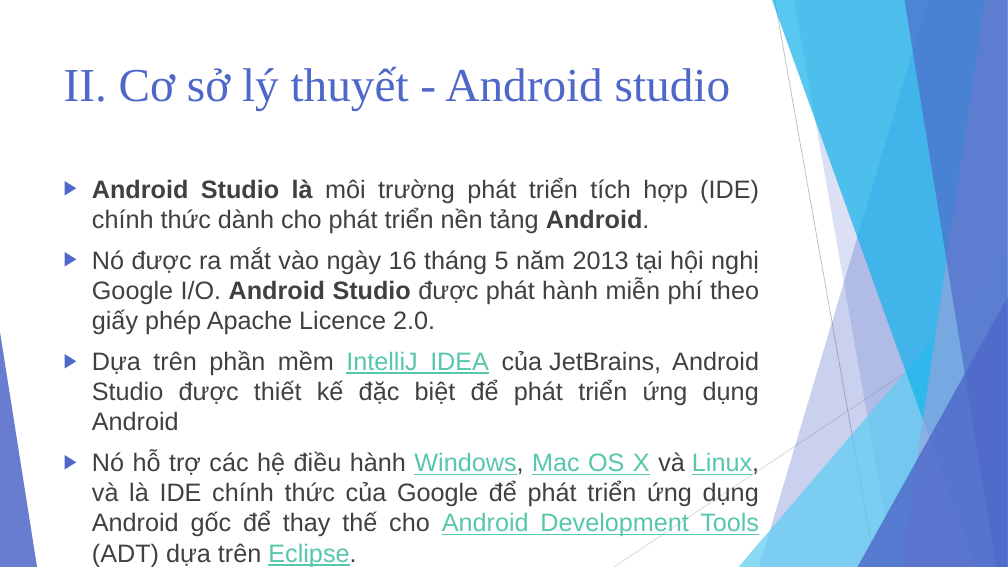
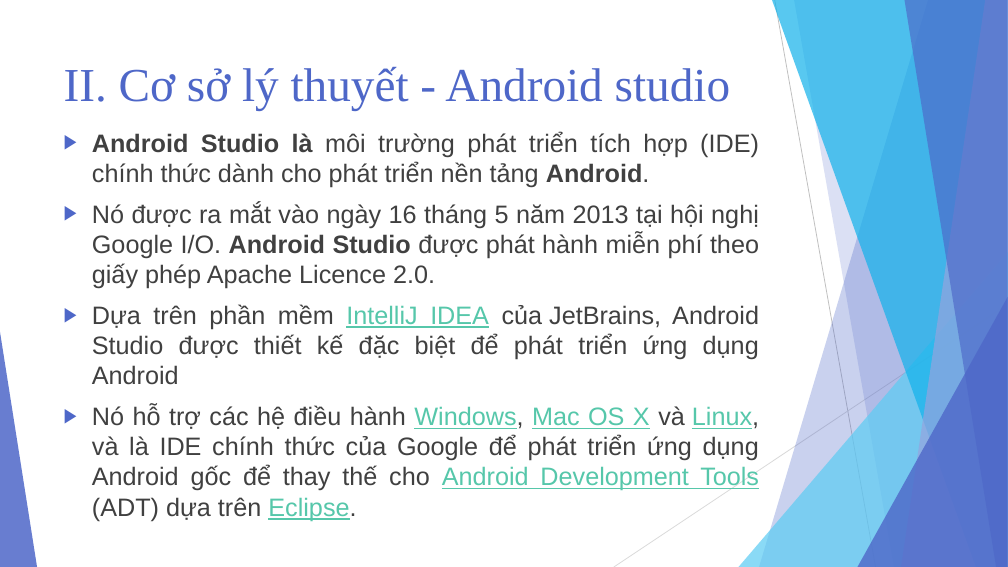
Before and after one commit to TMTAI/Android, a slide deck: slide 7 of Presentation-LuanVan.pptx. Drawn at 1008x567 pixels with LibreOffice and Linux fonts; fonts in the diff are those of the drawing. Boxes give left, top, right and bottom in pixels: in the first picture for what was removed or moved away, otherwise in the second. Text is boxed around its words. In the diff, an @@ line names an element or a change of style, - is before the commit and + after.

```diff
--- a/Presentation-LuanVan.pptx
+++ b/Presentation-LuanVan.pptx
@@ text "Android Studio là môi trường ...": place and size @@
-text "Android Studio là môi trường ..." at (92, 177, 759, 567)
+text "Android Studio là môi trường ..." at (92, 131, 759, 521)
```
Also in this commit, not shown: 4 other slides changed, 3 slides added, 1 other file.
